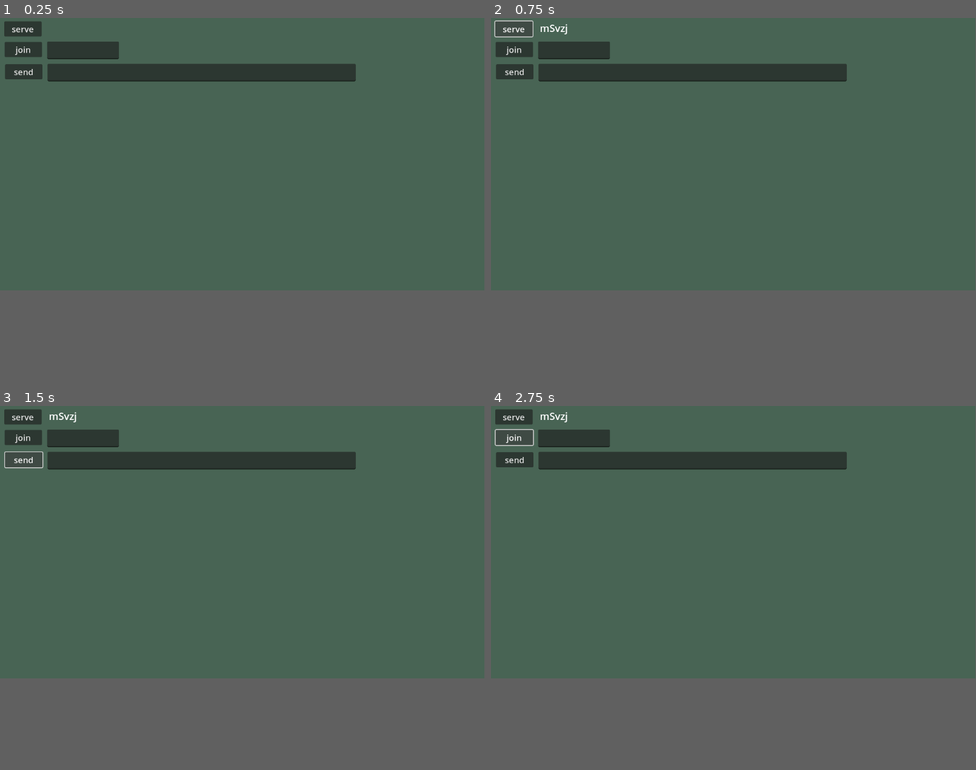
Above: before the commit, frames 1-4 (two rows, left to right).
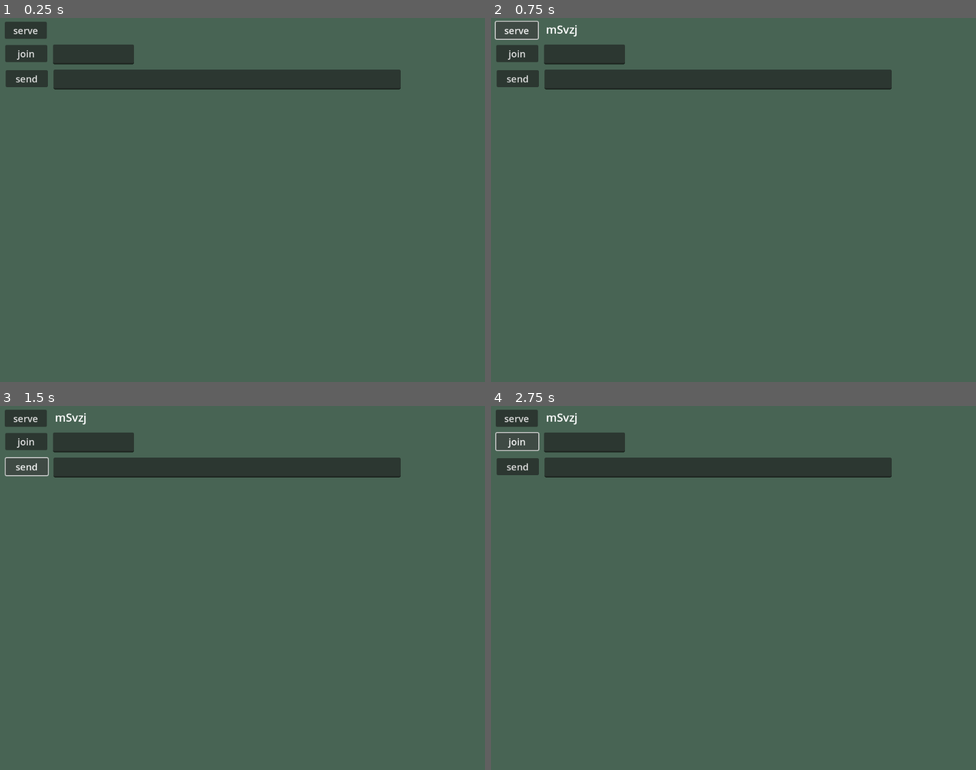
Above: after the commit, the same moments.

Repository: JosePedroDias/godot-peer-mp-with-tube
Game: Godot game, scene res://scenes/main.tscn
Two runs of this game, one before a commit and one after it. Both use one fixed random seed, a clock stepped at 60 frames per second and the inputs below.
Inputs:
- Up to frame 1 (0.25 s): no input
- Up to frame 2 (0.75 s): click "serve" at 0.5 s
- Up to frame 3 (1.5 s): click "send" at 1.25 s
- Up to frame 4 (2.75 s): click "join" at 2 s
In our replay, the window is 799x449 before the commit and 800x600 after it. These sizes can differ from the game's own. Grey fills any space a smaller window leaves; there, only what the larger window draws over its background counts as a difference.

The runs differ from the first frame. In frame 1, 4.2% of the frame differs, in the area x 0-83%, y 1-20%; in frame 2, 4.4%, in the area x 0-83%, y 0-20%; in frame 3, 4.3%; in frame 4, 4.3%.

Commit message:
fix: keep tracks below the other spawned nodes

Diff:
--- a/project.godot
+++ b/project.godot
@@ -14,6 +14,11 @@
 run/main_scene="uid://o2874ep7w4k0"
 config/features=PackedStringArray("4.5", "GL Compatibility")
 config/icon="res://icon.svg"
+
+[display]
+
+window/size/viewport_width=1024
+window/size/viewport_height=768
 
 [editor_plugins]
 
--- a/scripts/systems/spawn_sys.gd
+++ b/scripts/systems/spawn_sys.gd
@@ -115,5 +115,11 @@
 			var tracks = _tracks_scene.instantiate()
 			if data.has("position"): tracks.position = data["position"]
 			if data.has("rotation"): tracks.rotation = data["rotation"]
+			call_deferred("_node_to_bottom", tracks)
 			return tracks
 	return null
+
+func _node_to_bottom(nd: Node) -> void:
+	var parent = nd.get_parent()
+	if parent == null: return
+	parent.move_child(nd, 0)
